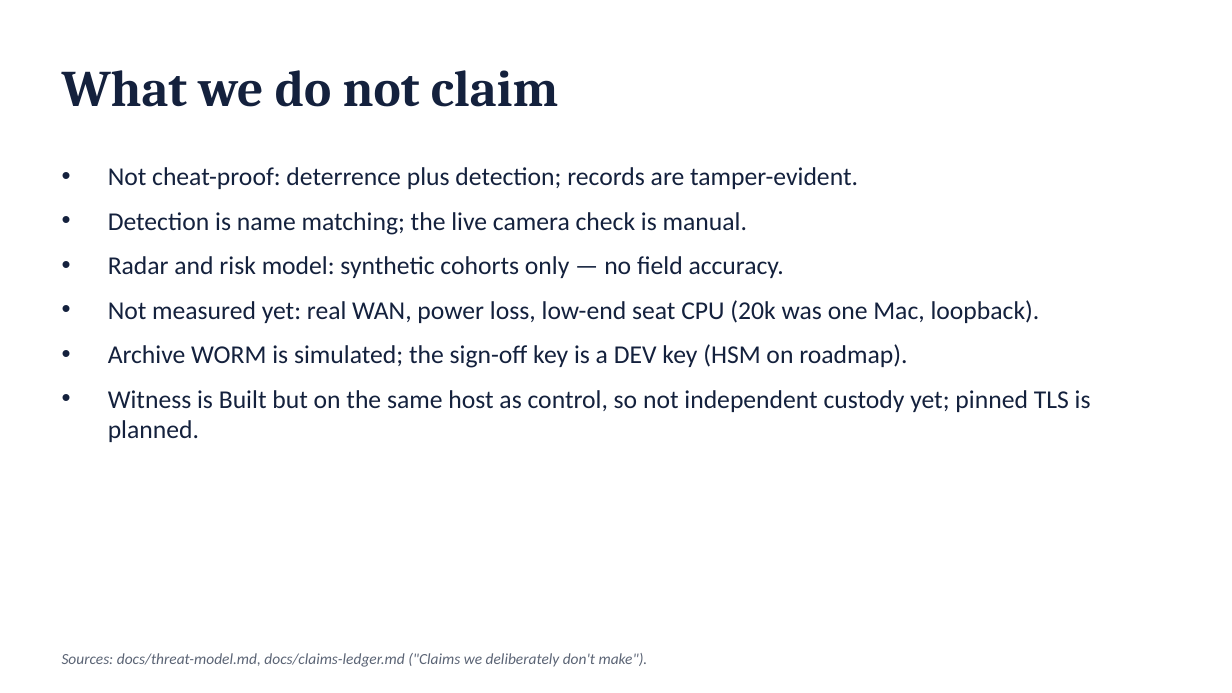
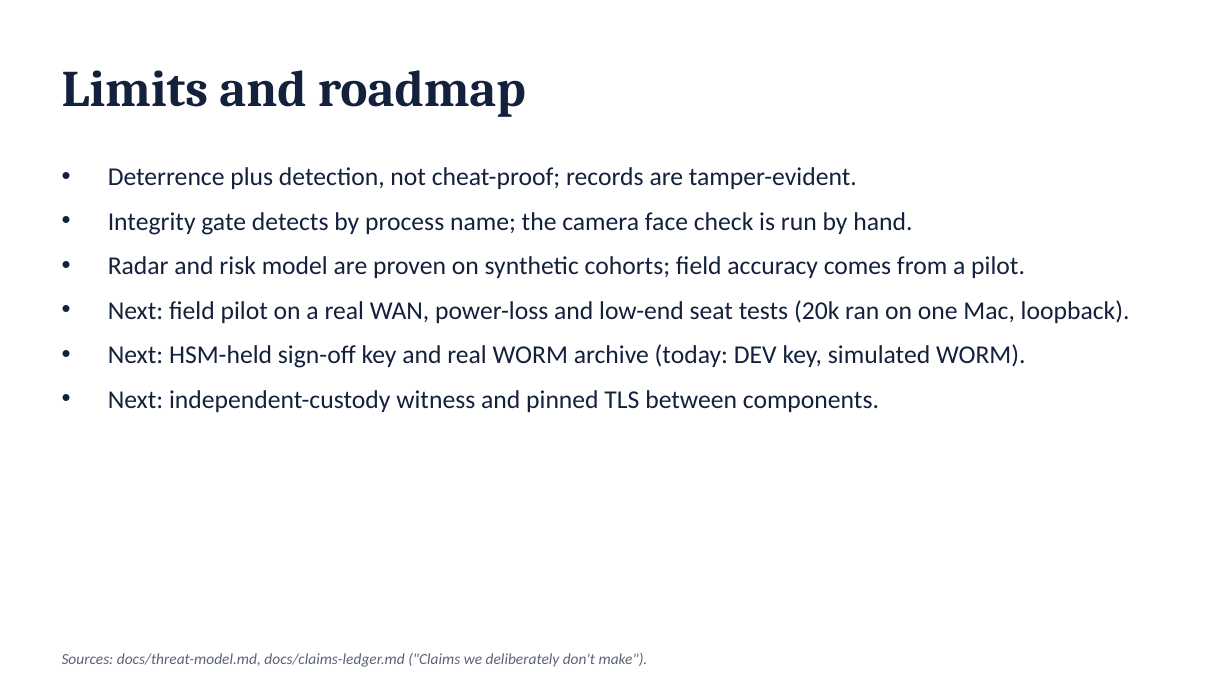
Before and after one commit to anirudh12032008/saakshi, a slide deck: slide 11 of docs/deck/saakshi.pptx. Drawn at 1232x693 pixels with LibreOffice and Linux fonts; fonts in the diff are those of the drawing. Boxes give left, top, right and bottom in pixels: in the first picture for what was removed or moved away, otherwise in the second. Text is boxed around its words. In the diff, an @@ line names an element or a change of style, - is before the commit and + after.

Commit message:
docs: submission wording pass (platform, limits as roadmap, no internal jargon); rebuild deck

```diff
--- a/docs/deck/saakshi.pptx
+++ b/docs/deck/saakshi.pptx
@@ text at bbox=[62, 70, 526, 117]: text changed @@
-What we do not claim
+Limits and roadmap
@@ text at bbox=[108, 167, 1130, 412]: text changed @@
-• Not cheat-proof: deterrence plus detection; records are tamper-evident.
-• Detection is name matching; the live camera check is manual.
-• Radar and risk model: synthetic cohorts only — no field accuracy.
-• Not measured yet: real WAN, power loss, low-end seat CPU (20k was one Mac, loopback).
-• Archive WORM is simulated; the sign-off key is a DEV key (HSM on roadmap).
-• Witness is Built but on the same host as control, so not independent custody yet; pinned TLS is planned.
+• Deterrence plus detection, not cheat-proof; records are tamper-evident.
+• Integrity gate detects by process name; the camera face check is run by hand.
+• Radar and risk model are proven on synthetic cohorts; field accuracy comes from a pilot.
+• Next: field pilot on a real WAN, power-loss and low-end seat tests (20k ran on one Mac, loopback).
+• Next: HSM-held sign-off key and real WORM archive (today: DEV key, simulated WORM).
+• Next: independent-custody witness and pinned TLS between components.
```
Also in this commit, not shown: 5 other slides changed, 2 other files.
